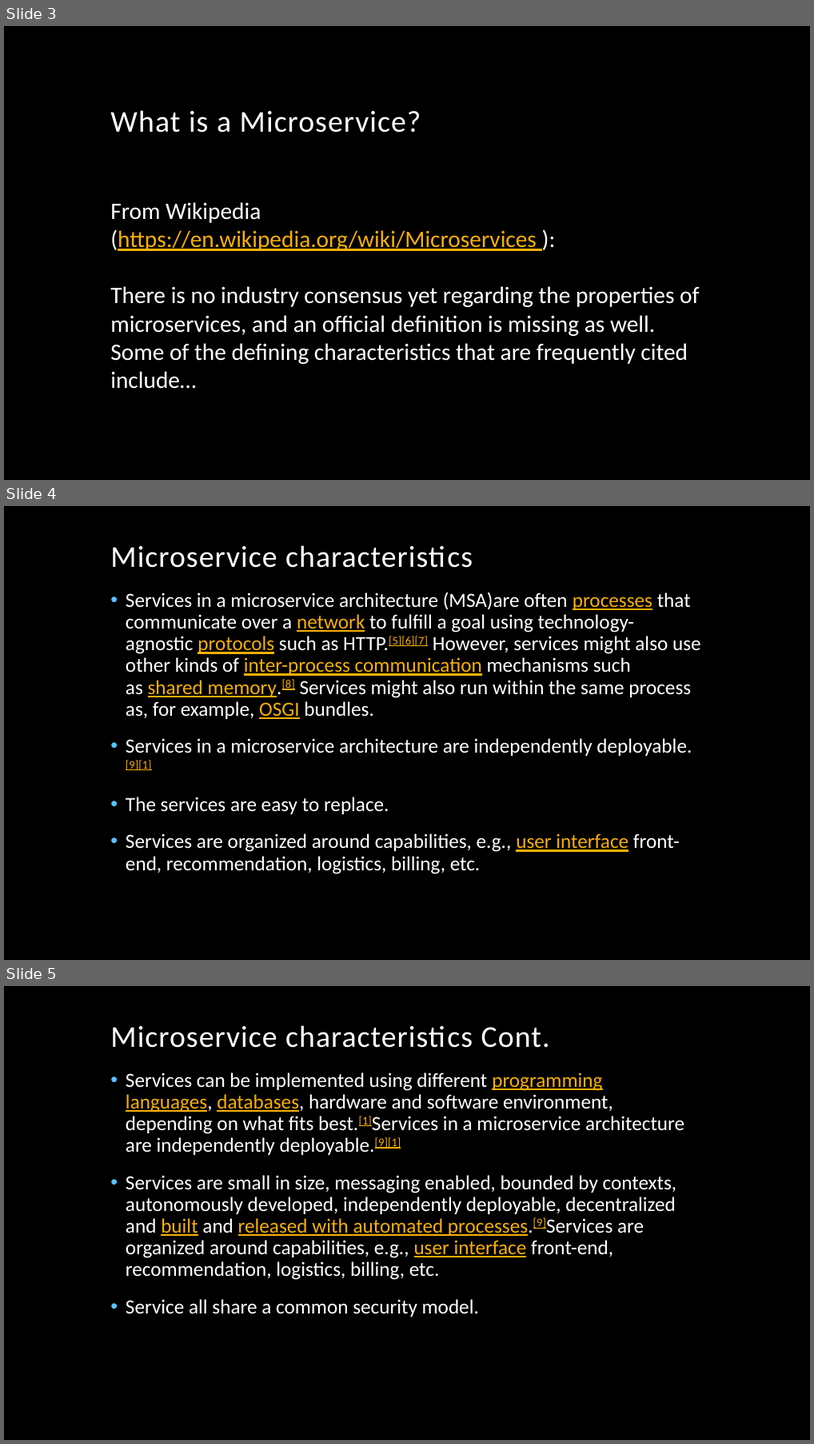
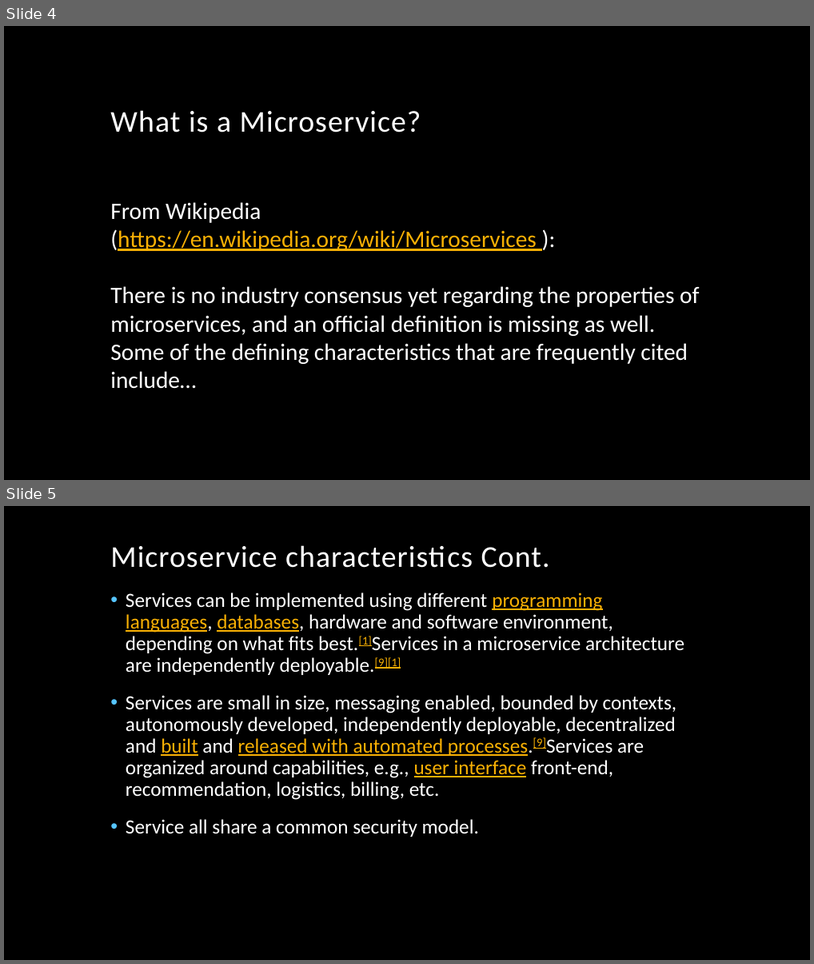
Before and after one commit to jstormes/microservices, a slide deck: Tutorial/training1.pptx. Shown one above the other, each under a label of ours: slides 3, 4 and 5 before the commit, slides 4 and 5 after it. The pictures are 814x1444 and 814x964 pixels, drawn with LibreOffice and Linux fonts; fonts in the diff are those of the drawing; background and template pictures are left out. Boxes give left, top, right and bottom in pixels: in the first picture for what was removed or moved away, otherwise in the second. Text is boxed around its words. In the diff, an @@ line names an element or a change of style, - is before the commit and + after.

```diff
--- a/Tutorial/training1.pptx
+++ b/Tutorial/training1.pptx
@@ slide 4 removed at (4,506,810,960), background picture (left out) @@
@@ title removed at (110,545,473,568) @@
-Microservice characteristics
@@ text removed at (126,592,702,874) @@
-• Services in a microservice architecture (MSA)are often processes that communicate over a network to fulfill a goal using technology-agnostic protocols such as HTTP.[5][6][7] However, services might also use other kinds of inter-process communication mechanisms such as shared memory.[8] Services might also run within the same process as, for example, OSGI bundles.
-• Services in a microservice architecture are independently deployable.[9][1]
-• The services are easy to replace.
-• Services are organized around capabilities, e.g., user interface front-end, recommendation, logistics, billing, etc.
@@ what was slide 3 is now slide 4 @@
```
Also in this commit, not shown: 1 slide added, 1 other slide removed.
